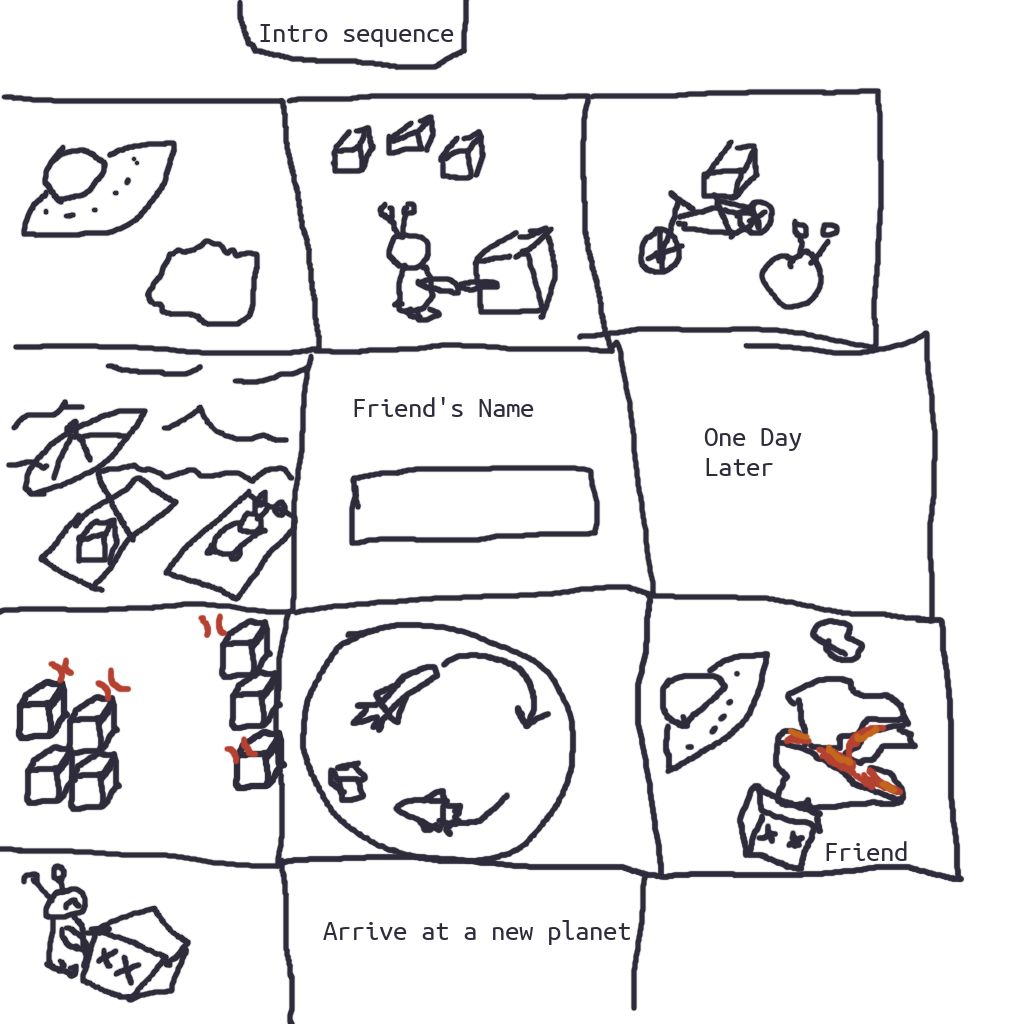
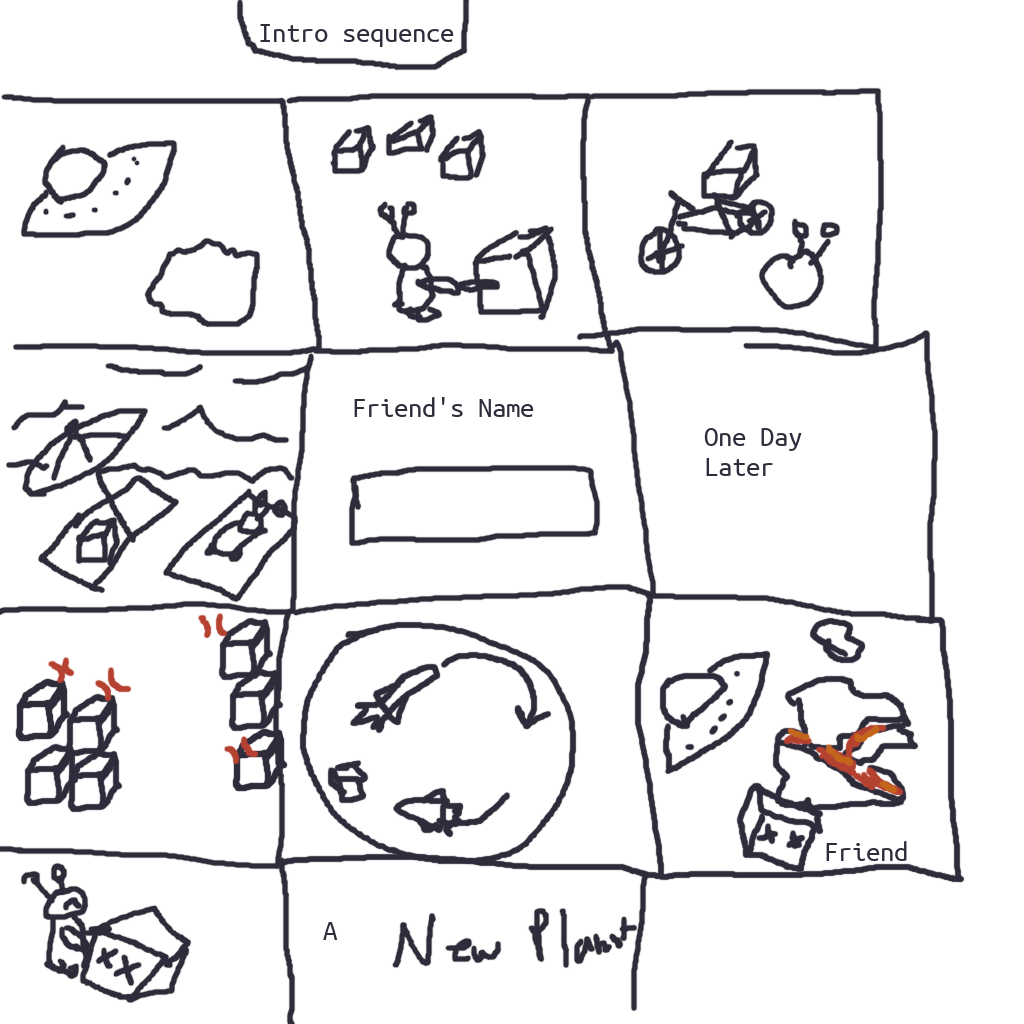
Layer changes from the first 1024×1024 image to the second:
renamed "Arrive at a new planet" to "A", painted on it over 340, 920, 631, 945
painted on "Background" over 391, 907, 638, 969
